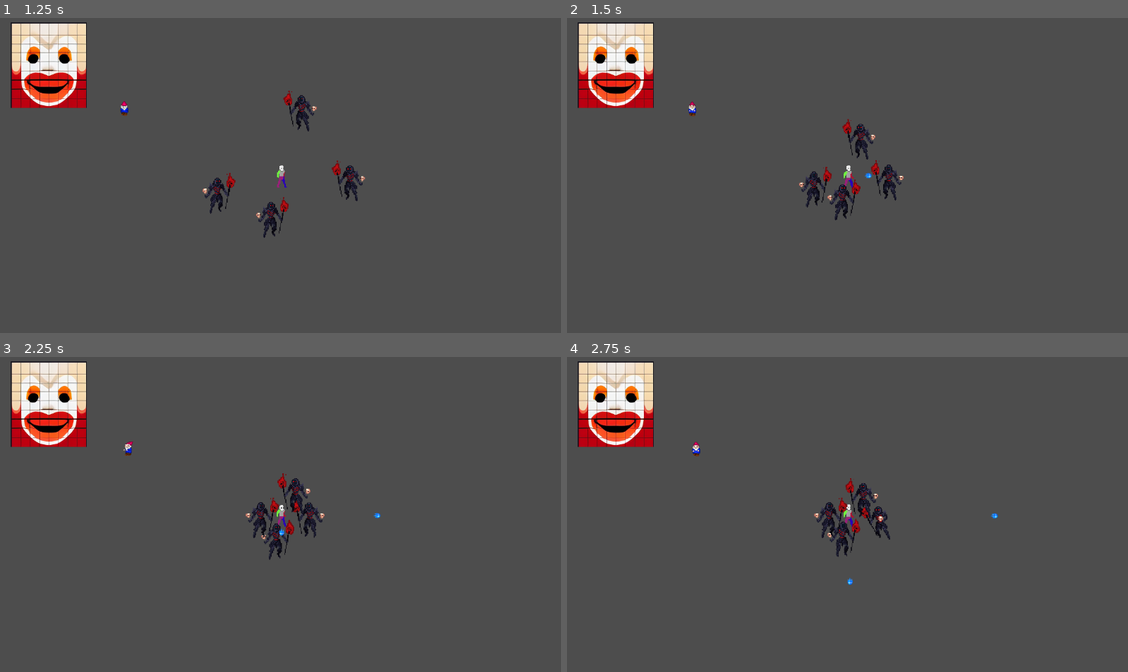
Above: before the commit, frames 1-4 (two rows, left to right).
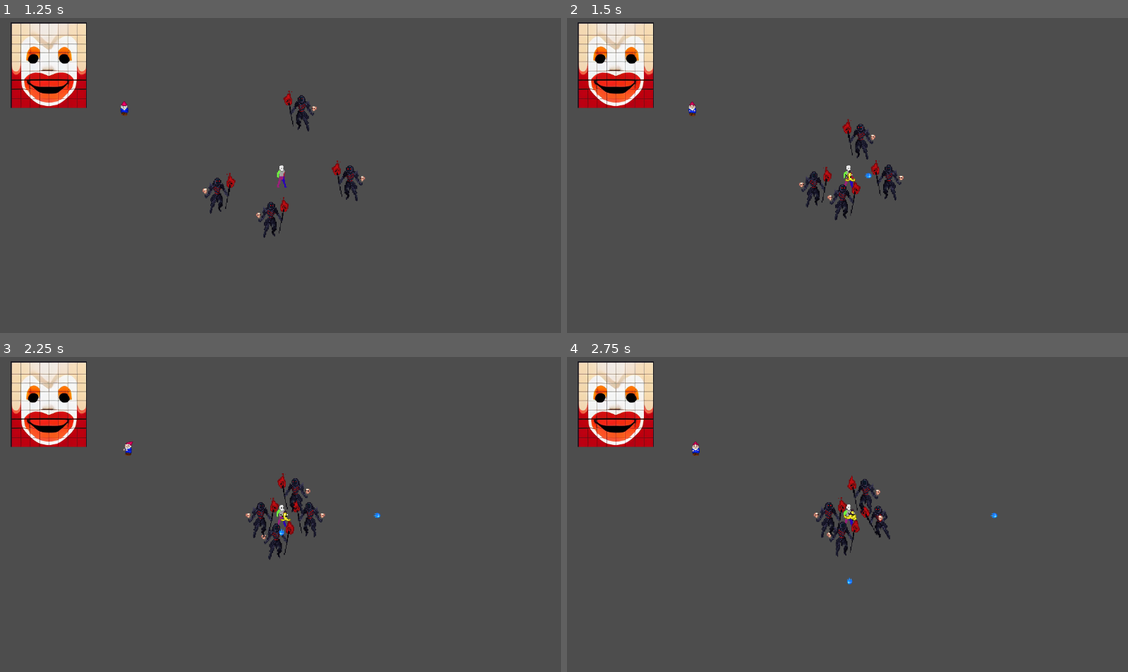
Above: after the commit, the same moments.

Repository: bburciaga/giggle-gauntlet
Game: Godot game, scene res://menus/title/Title.tscn
Two runs of this game, one before a commit and one after it. Both use one fixed random seed, a clock stepped at 60 frames per second and the inputs below.
Inputs:
- Up to frame 1 (1.25 s): click "Play" at 0.5 s
- Up to frame 2 (1.5 s): tap Enter (ui_accept) at 1.25 s; hold Right (arrow_right) from 1.28 s (still down); hold Enter (ui_accept) from 1.28 s (still down)
- Up to frame 3 (2.25 s): release Right (arrow_right) at 2.03 s; release Enter (ui_accept) at 2.03 s; hold Down (arrow_down) from 2.03 s (still down); tap Enter (ui_accept) at 2.1 s
- Up to frame 4 (2.75 s): keep holding Down (arrow_down); tap Enter (ui_accept) at 2.27, 2.57 s

Frame 1 is identical in both runs. In frame 2, less than 0.1% of the frame differs, in the area x 49-52%, y 48-52%; in frame 3, 0.2%; in frame 4, 0.7%, in the area x 22-77%, y 26-73%.

Commit message:
Add banana weapon

Diff:
--- a/entities/player/Player.gd
+++ b/entities/player/Player.gd
@@ -8,12 +8,15 @@
 @onready var anim = get_node("AnimatedSprite2D")
 @onready var gnomeWeapon = get_node("GnomeWeapon")
 const water_path = preload("res://entities/projectiles/Water.tscn")
+const banana_path = preload("res://entities/projectiles/Banana.tscn")
 
 var SPEED = 300
 var INITIAL_WEAPON_POSITION = Vector2(915, -5)
 var enemy
 var weaponState = WeaponState.INACTIVE
 var health = 6
+var bananaCooldown: float = 1.0
+var canDropBanana: bool = true
 
 func _ready() -> void:
 	gnomeWeapon.position = INITIAL_WEAPON_POSITION
@@ -47,14 +50,17 @@
 
 func melee (direction):
 	if Input.is_action_pressed("ui_accept"):
-		if (weaponState == WeaponState.GNOME):
-			if(direction.x < 0):
-				gnomeWeapon.rotation_degrees = -45.0
-				gnomeWeapon.position = Vector2(-15, -5)
-			else:
-				gnomeWeapon.rotation_degrees = 45.0
-				gnomeWeapon.position = Vector2(15, -5)
-			gnomeWeapon.visible = true
+		if canDropBanana:
+			drop_banana()
+			start_cooldown()
+		#if (weaponState == WeaponState.GNOME):
+			#if(direction.x < 0):
+				#gnomeWeapon.rotation_degrees = -45.0
+				#gnomeWeapon.position = Vector2(-15, -5)
+			#else:
+				#gnomeWeapon.rotation_degrees = 45.0
+				#gnomeWeapon.position = Vector2(15, -5)
+			#gnomeWeapon.visible = true
 	else:
 		gnomeWeapon.position = INITIAL_WEAPON_POSITION
 		gnomeWeapon.visible = true
@@ -84,6 +90,18 @@
 		instance.rotation_degrees = 90.0
 		owner.add_child(instance)
 
+func drop_banana():
+	var banana_instance = banana_path.instantiate()
+	banana_instance.position = position
+	get_parent().add_child(banana_instance)
+
+func start_cooldown():
+	canDropBanana = false
+	$CooldownTimer.start()
+
+func _on_cooldown_timer_timeout():
+	canDropBanana = true
+
 # Activation Functions
 
 func activate_gnome_weapon():
--- a/entities/player/Player.tscn
+++ b/entities/player/Player.tscn
@@ -180,4 +180,7 @@
 [node name="CollisionShape2D" type="CollisionShape2D" parent="GnomeWeapon/GnomeHit"]
 shape = SubResource("CapsuleShape2D_dshac")
 
+[node name="CooldownTimer" type="Timer" parent="."]
+
 [connection signal="area_entered" from="GnomeWeapon/GnomeHit" to="." method="_on_gnome_hit_area_entered"]
+[connection signal="timeout" from="CooldownTimer" to="." method="_on_cooldown_timer_timeout"]
--- /dev/null
+++ b/entities/projectiles/Banana.gd
@@ -0,0 +1,8 @@
+extends Area2D
+
+func _ready():
+	$AnimatedSprite2D.play("dropt")
+
+func _on_area_entered(area):
+	if (area.is_in_group("Enemies")):
+		area.take_damage()
--- /dev/null
+++ b/entities/projectiles/Banana.tscn
@@ -0,0 +1,62 @@
+[gd_scene load_steps=9 format=3 uid="uid://tu5yapuuup4a"]
+
+[ext_resource type="Texture2D" uid="uid://dw0ys3ru3auy8" path="res://entities/assets/sprites/collectibles/Banana.png" id="1_bt3vw"]
+[ext_resource type="Script" path="res://entities/projectiles/Banana.gd" id="1_exctg"]
+
+[sub_resource type="AtlasTexture" id="AtlasTexture_3rxry"]
+atlas = ExtResource("1_bt3vw")
+region = Rect2(0, 128, 32, 32)
+
+[sub_resource type="AtlasTexture" id="AtlasTexture_jn5g5"]
+atlas = ExtResource("1_bt3vw")
+region = Rect2(32, 128, 32, 32)
+
+[sub_resource type="AtlasTexture" id="AtlasTexture_baphp"]
+atlas = ExtResource("1_bt3vw")
+region = Rect2(64, 128, 32, 32)
+
+[sub_resource type="AtlasTexture" id="AtlasTexture_u483i"]
+atlas = ExtResource("1_bt3vw")
+region = Rect2(96, 128, 32, 32)
+
+[sub_resource type="SpriteFrames" id="SpriteFrames_10iqt"]
+animations = [{
+"frames": [],
+"loop": true,
+"name": &"default",
+"speed": 5.0
+}, {
+"frames": [{
+"duration": 1.0,
+"texture": SubResource("AtlasTexture_3rxry")
+}, {
+"duration": 1.0,
+"texture": SubResource("AtlasTexture_jn5g5")
+}, {
+"duration": 1.0,
+"texture": SubResource("AtlasTexture_baphp")
+}, {
+"duration": 1.0,
+"texture": SubResource("AtlasTexture_u483i")
+}],
+"loop": true,
+"name": &"dropt",
+"speed": 5.0
+}]
+
+[sub_resource type="CircleShape2D" id="CircleShape2D_rvabd"]
+radius = 9.0
+
+[node name="Banana" type="Area2D"]
+script = ExtResource("1_exctg")
+
+[node name="AnimatedSprite2D" type="AnimatedSprite2D" parent="."]
+position = Vector2(2, 0)
+sprite_frames = SubResource("SpriteFrames_10iqt")
+animation = &"dropt"
+frame_progress = 0.677087
+
+[node name="CollisionShape2D" type="CollisionShape2D" parent="."]
+shape = SubResource("CircleShape2D_rvabd")
+
+[connection signal="area_entered" from="." to="." method="_on_area_entered"]
Binary file added: entities/assets/sprites/collectibles/Banana.png
Not shown, added: entities/assets/sprites/collectibles/Banana.png.import
